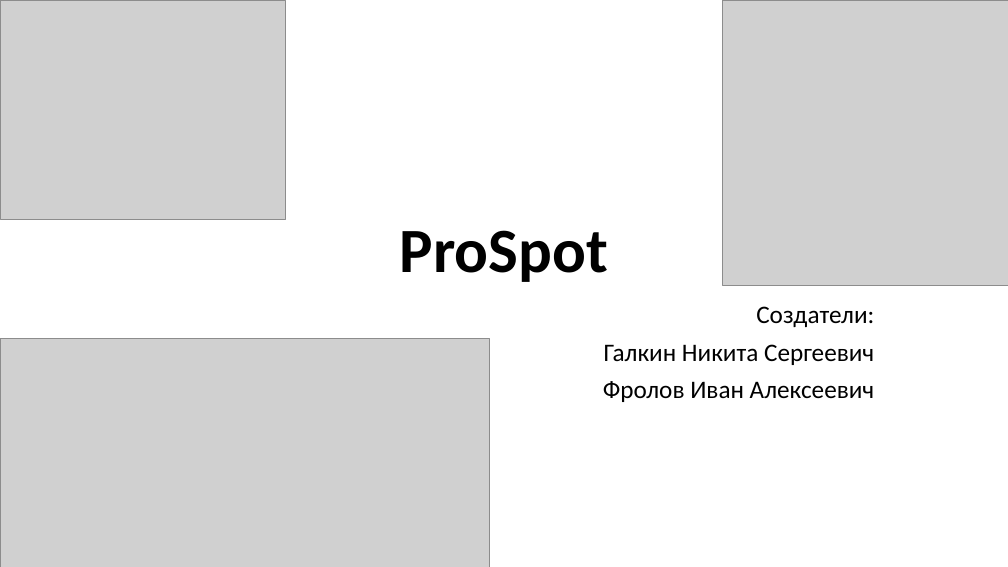
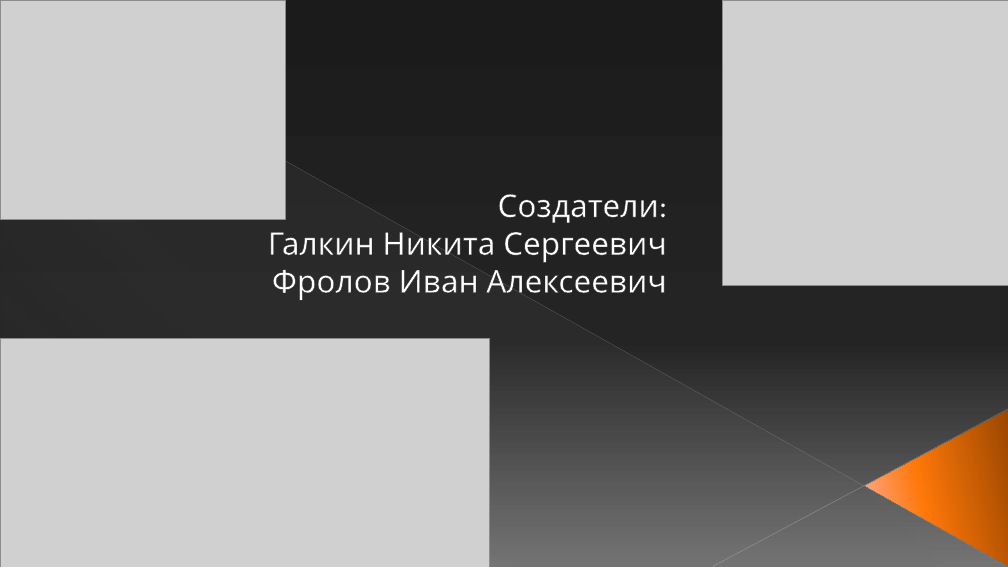
Before and after one commit to nikkitakotik64/ProSpot, a slide deck: slide 1 of presentation/ProSpot.pptx. Drawn at 1008x567 pixels with LibreOffice and Linux fonts; fonts in the diff are those of the drawing; grey boxes stand for pictures. Boxes give left, top, right and bottom in pixels: in the first picture for what was removed or moved away, otherwise in the second. Text is boxed around its words. In the diff, an @@ line names an element or a change of style, - is before the commit and + after.

Commit message:
presentation updated, tz added

```diff
--- a/presentation/ProSpot.pptx
+++ b/presentation/ProSpot.pptx
@@ background #FFFFFF to gradient #1C1C1C to #252525 to #737373 @@
@@ line added from (0, 1) to (1007, 566), #B5B5B5 0.39 pt @@
@@ right triangle added at (x1=1, y1=2, x2=1007, y2=567), fill gradient #7F7F7F @@
@@ subtitle "Создатели:" moved from (x1=603, y1=306, x2=875, y2=402) to (x1=268, y1=194, x2=667, y2=300) @@
@@ subtitle "Создатели:" at (x1=268, y1=194, x2=667, y2=300): size 24 to 30 pt, font Calibri to League Spartan, text colour #000000 to #FFFFFF, letter outline none to #262626 0.75 pt; line spacing 0.9 to 1; less space between paragraphs @@
@@ title removed at (x1=400, y1=230, x2=608, y2=282) @@
-ProSpot
@@ line added from (1008, 409) to (713, 566), #BEBEBE 0.47 pt @@
@@ triangle added at (x1=866, y1=410, x2=1008, y2=566), fill gradient #9C4700 to #FF7809 to #FFAF96 @@
```
Also in this commit, not shown: 7 other slides changed, 1 slide removed, 14 other files.
